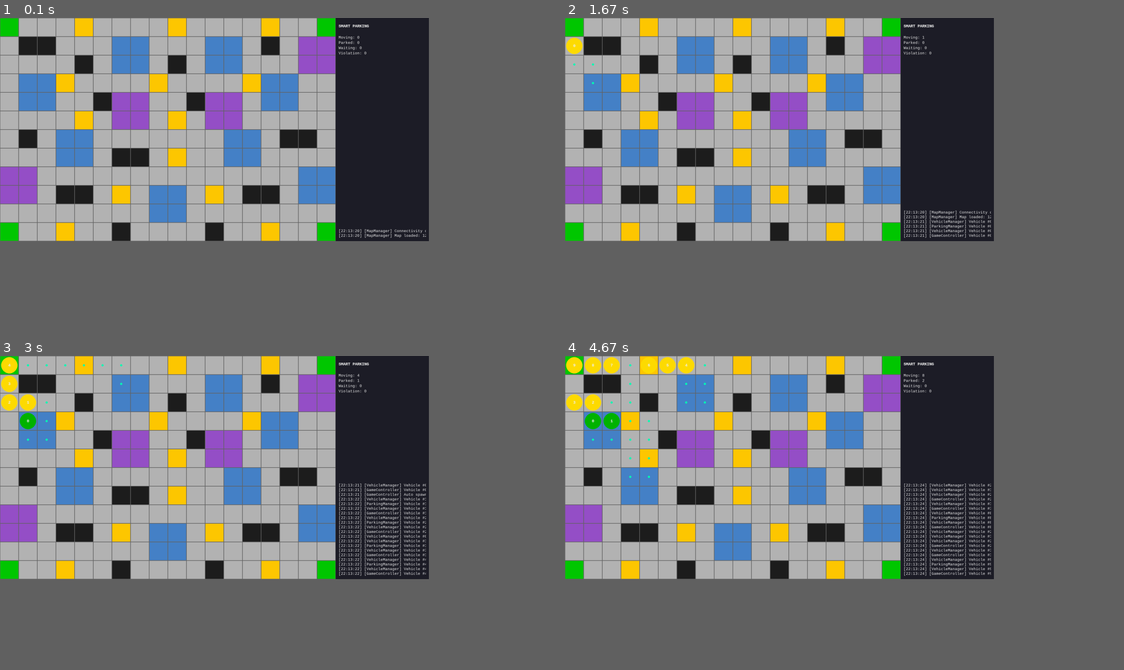
Above: before the commit, frames 1-4 (two rows, left to right).
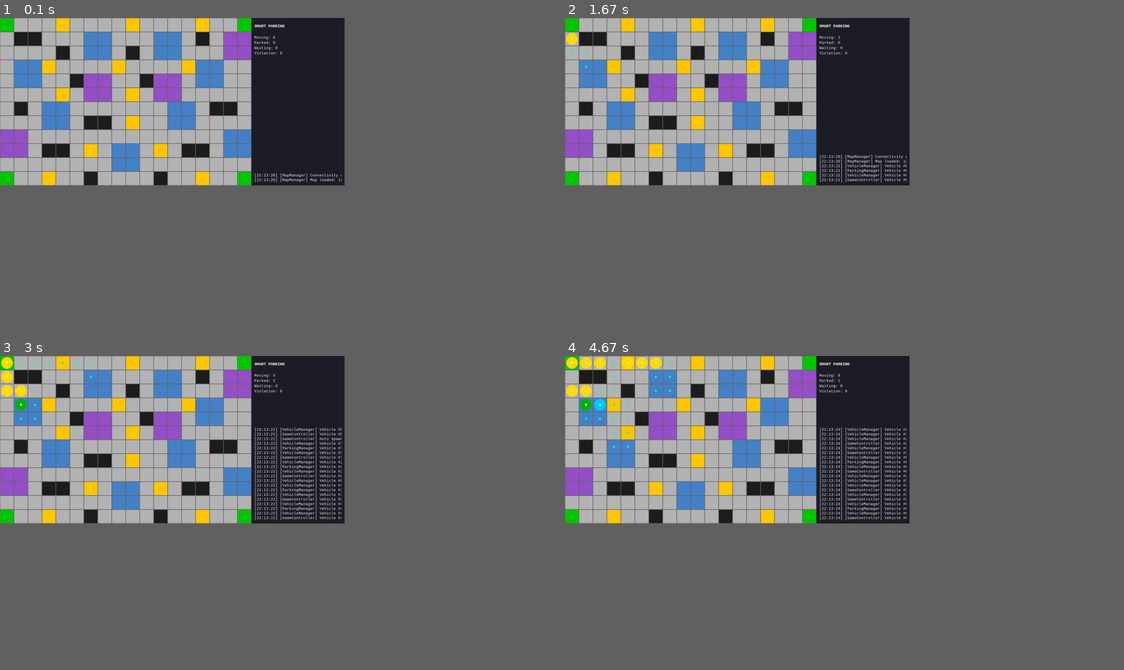
Above: after the commit, the same moments.

Repository: ndihehe/smart_parking_pygame
Game: pygame game, started from main.py
Same seed, same stepped clock (60 frames per second), same inputs: the game is played once before the commit and once after it.
Inputs (mouse positions are in pixels of both pictures, inside the frame that each line leads up to):
- Up to frame 1 (0.1 s): no input
- Up to frame 2 (1.67 s): hold F11 0.33-0.8 s; hold F11 0.83-1.3 s; tap C at 1.33 s
- Up to frame 3 (3 s): tap A at 1.67 s; tap C at 2, 2.4, 2.7, 2.9 s
- Up to frame 4 (4.67 s): tap C at 3.23, 3.53, 4.07, 4.37, 4.63 s; click (604, 403) at 3.72 s
In our replay, the window is 900x469 before the commit and 723x352 after it. These sizes can differ from the game's own. Grey fills any space a smaller window leaves; there, only what the larger window draws over its background counts as a difference.

The runs differ from the first frame. In frame 1, 32% of the frame differs, in the area x 0-77%, y 0-72%; in frame 2, 33%; in frame 3, 34%; in frame 4, 34%.

Commit message:
Improve map visibility and add fullscreen toggle

Diff:
--- a/config.py
+++ b/config.py
@@ -1,5 +1,5 @@
 # --- Map ---
-CELL_SIZE = 64          # pixel size of each grid cell
+CELL_SIZE = 48          # pixel size of each grid cell
 MAP_ROWS = 12
 MAP_COLS = 18
 
--- a/ui/pygame_app.py
+++ b/ui/pygame_app.py
@@ -17,11 +17,20 @@
         self.renderer = Renderer(self.screen)
         self.input_handler = InputHandler(self.gc)
         self.running = True
+        self.fullscreen = False
 
     def run(self) -> None:
         while self.running:
             delta_time = self.clock.tick(FPS) / 1000.0
             events = pygame.event.get()
+            for event in events:
+                if event.type == pygame.KEYDOWN and event.key == pygame.K_F11:
+                    self.fullscreen = not self.fullscreen
+                    if self.fullscreen:
+                        self.screen = pygame.display.set_mode((0, 0), pygame.FULLSCREEN)
+                    else:
+                        self.screen = pygame.display.set_mode((WINDOW_WIDTH, WINDOW_HEIGHT))
+                    self.renderer.screen = self.screen
             self.running = self.input_handler.handle_events(events)
             self.gc.update(delta_time)
             self.screen.fill((0, 0, 0))
Not shown, changed: README.md
Not shown, changed: history.md
